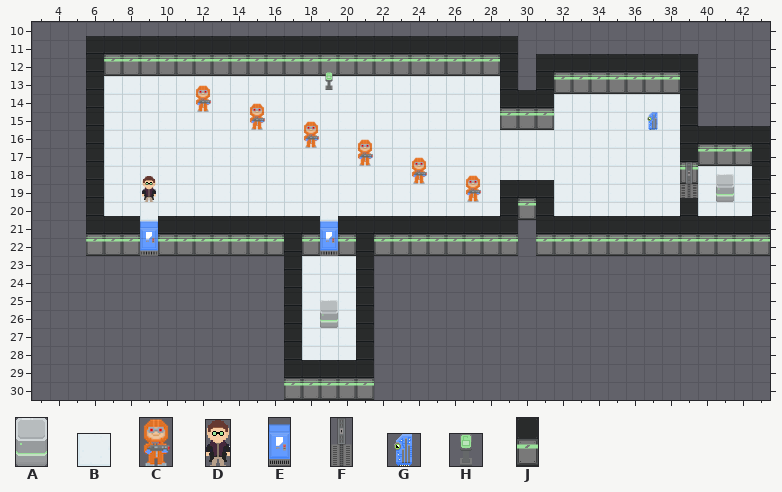
Two versions of a level (Tiled map, Undetected/core/assets/levels/level10.tmx). The picture above is the old version.
Cells are 32x32 px. Shown: x 3..43, y 10..30.
Key: from "Box2": A 0; from "FloorTile": B 0; from "Guard": C 0; from "Player": D 0; from "doors": E 0, F 24; from "keys": G 1; from "switchfront": H 0; from "walls": J 0.
_ is an empty cell.
Objects are placed by their top-left corner, in cells (3,4 is the top-left corner of cell 3,4); size is 1x1 cell unless given.
Layer "Tile Layer 1" before, first column x 3:
10 _________________________________________
11 _________________________________________
12 ___BBBBBBBBBBBBBBBBBBBBBBB_______________
13 ___BBBBBBBBBBBBBBBBBBBBBBBB______________
14 ___BBBBBBBBBBBBBBBBBBBBBBBB_BBBBBBBB_____
15 ___BBBBBBBBBBBBBBBBBBBBBBBBBBBBBBBBB_____
16 ___BBBBBBBBBBBBBBBBBBBBBBBBBBBBBBBBBB____
17 ___BBBBBBBBBBBBBBBBBBBBBBBBBBBBBBBBBBBBB_
18 ___BBBBBBBBBBBBBBBBBBBBBBBBBBBBBBBBBBBBB_
19 ___BBBBBBBBBBBBBBBBBBBBBBBBBBBBBBBBBBBBB_
20 ___BBBBBBBBBBBBBBBBBBBBBBBBBBBBBBBBBBBBB_
21 ___BBBBBBBBBBBBBBBB_________BBB__________
22 ___BBBBBBBBBBBBBBBB______________________
23 ______________BBBBB______________________
24 ______________BBBBB______________________
25 ______________BBBBB______________________
26 ______________BBBBB______________________
27 ______________BBBBB______________________
28 ______________BBBBB______________________
29 ______________BBBBB______________________
30 ______________BBBBB______________________
The result:
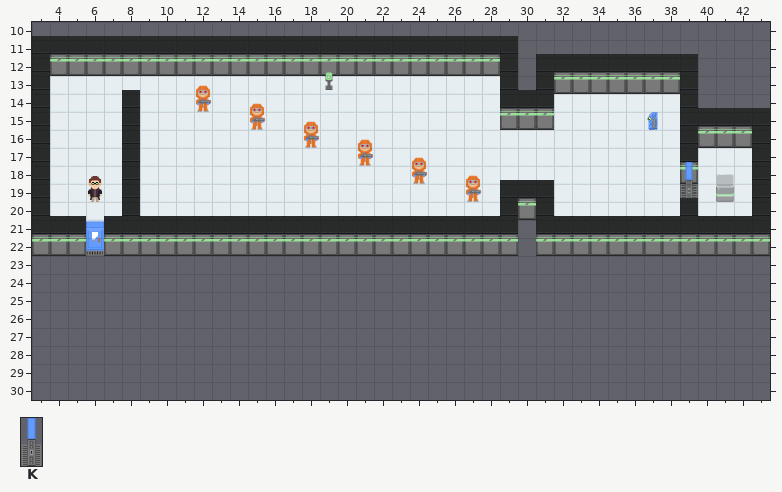
Further tiles: from "doors": K 13.
The edit:
Changed rows in their new state; . is an unchanged cell.
Layer "Tile Layer 1":
first column x 4:
13 BB................
14 BB................
15 BB................
16 BB................
17 BB................
18 BB................
19 BB................
20 BB................
21 BB................
22 BB................
23 ............._____
24 ............._____
25 ............._____
26 ............._____
27 ............._____
28 ............._____
29 ............._____
30 ............._____
Layer "Object Layer 1":
changed: J "horizontal" at 6,11.8 size 1x2.2 -> J "horizontal" at 3,11.8 size 1x2.2
changed: J "horizontal" at 6,12.8 size 1x2.2 -> J "horizontal" at 3,12.8 size 1x2.2
changed: J "horizontal" at 6,13.8 size 1x2.2 -> J "horizontal" at 3,13.8 size 1x2.2
changed: J "horizontal" at 6,14.8 size 1x2.2 -> J "horizontal" at 3,14.8 size 1x2.2
changed: J "horizontal" at 40,15.8 size 1x2.2 -> J "horizontal" at 40,14.8 size 1x2.2
changed: J "horizontal" at 41,15.8 size 1x2.2 -> J "horizontal" at 41,14.8 size 1x2.2
changed: J "horizontal" at 42,15.8 size 1x2.2 -> J "horizontal" at 42,14.8 size 1x2.2
changed: J "horizontal" at 6,15.8 size 1x2.2 -> J "horizontal" at 3,15.8 size 1x2.2
changed: J "horizontal" at 6,16.8 size 1x2.2 -> J "horizontal" at 3,16.8 size 1x2.2
changed: J "horizontal" at 6,17.8 size 1x2.2 -> J "horizontal" at 3,17.8 size 1x2.2
changed: D "player" at 9,18.6 size 0.8x1.4 -> D "player" at 6,18.6 size 0.8x1.4
changed: J "horizontal" at 6,18.8 size 1x2.2 -> J "horizontal" at 3,18.8 size 1x2.2
changed: J "horizontal" at 6,19.8 size 1x2.2 -> J "horizontal" at 3,19.8 size 1x2.2
changed: J "horizontal" at 6,19.8 size 1x2.2 -> J "horizontal" at 3,19.8 size 1x2.2
changed: E "exit" at 9,20.8 size 1x2.2 -> E "exit" at 6,20.8 size 1x2.2
changed: J "horizontal" at 6,20.8 size 1x2.2 -> J "horizontal" at 3,20.8 size 1x2.2
added: J "horizontal" at 3,10.8 size 1x2.2
added: J "horizontal" at 4,10.8 size 1x2.2
added: J "horizontal" at 5,10.8 size 1x2.2
added: J "horizontal" at 8,13.8 size 1x2.2
added: J "horizontal" at 43,14.8 size 1x2.2
added: J "horizontal" at 8,14.8 size 1x2.2
added: J "horizontal" at 8,15.8 size 1x2.2
added: J "horizontal" at 8,16.8 size 1x2.2
added: K "door1" at 39,17.8 size 1x2.2
added: J "horizontal" at 8,17.8 size 1x2.2
added: J "horizontal" at 8,18.8 size 1x2.2
added: J "horizontal" at 8,19.8 size 1x2.2
added: J "horizontal" at 4,20.8 size 1x2.2
added: J "horizontal" at 5,20.8 size 1x2.2
added: J "horizontal" at 19,20.8 size 1x2.2
added: J "horizontal" at 9,20.8 size 1x2.2
removed: F "door1" at 39,17.8 size 1x2.2
removed: E "door2" at 19,20.8 size 1x2.2
removed: J "horizontal" at 21,21.8 size 1x2.2
removed: J "horizontal" at 17,21.8 size 1x2.2
removed: J "horizontal" at 21,22.8 size 1x2.2
removed: J "horizontal" at 17,22.8 size 1x2.2
removed: J "horizontal" at 21,23.8 size 1x2.2
removed: J "horizontal" at 17,23.8 size 1x2.2
removed: J "horizontal" at 17,24.8 size 1x2.2
removed: J "horizontal" at 21,24.8 size 1x2.2
removed: A "box" at 19,25.4 size 1x1.6
removed: J "horizontal" at 17,25.8 size 1x2.2
removed: J "horizontal" at 21,25.8 size 1x2.2
removed: J "horizontal" at 17,26.8 size 1x2.2
removed: J "horizontal" at 21,26.8 size 1x2.2
removed: J "horizontal" at 17,27.8 size 1x2.2
removed: J "horizontal" at 21,27.8 size 1x2.2
removed: J "horizontal" at 17,28.8 size 1x2.2
removed: J "horizontal" at 18,28.8 size 1x2.2
removed: J "horizontal" at 21,28.8 size 1x2.2
removed: J "horizontal" at 20,28.8 size 1x2.2
removed: J "horizontal" at 19,28.8 size 1x2.2
Where, in picture pixels (left, top, right, bottom), the same in both pictures:
changed: (32, 36, 104, 256)
changed: (122, 90, 158, 256)
changed: (685, 108, 770, 198)
changed: (284, 216, 374, 400)
